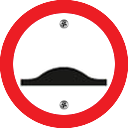
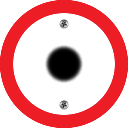
Revision of a layered w=128, h=128 image; what changed, layer by layer:
added layer "dot" above "Pasted Layer" over [45,45,83,83]
hid "Pasted Layer" over [19,64,108,87]
